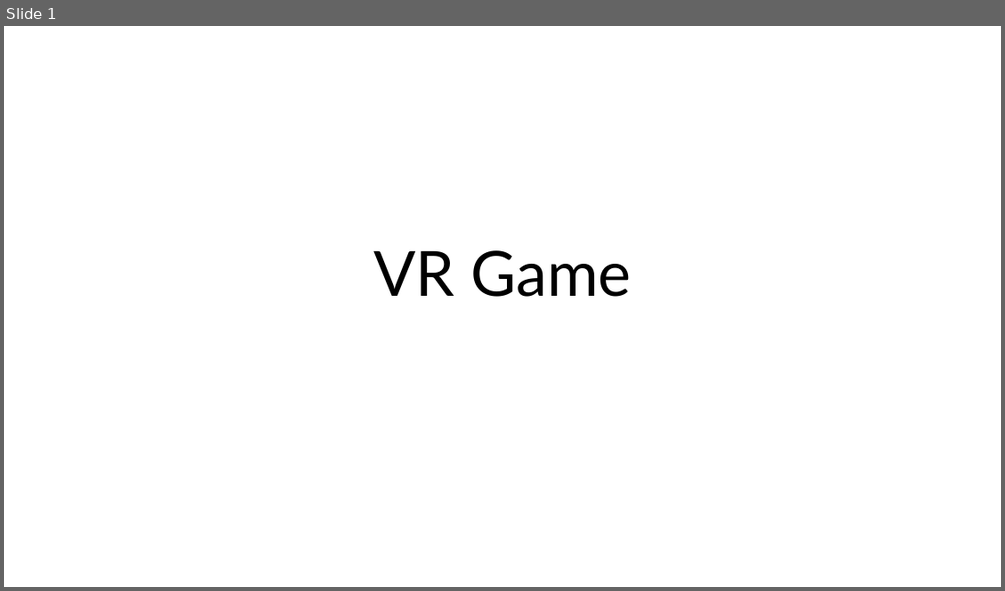
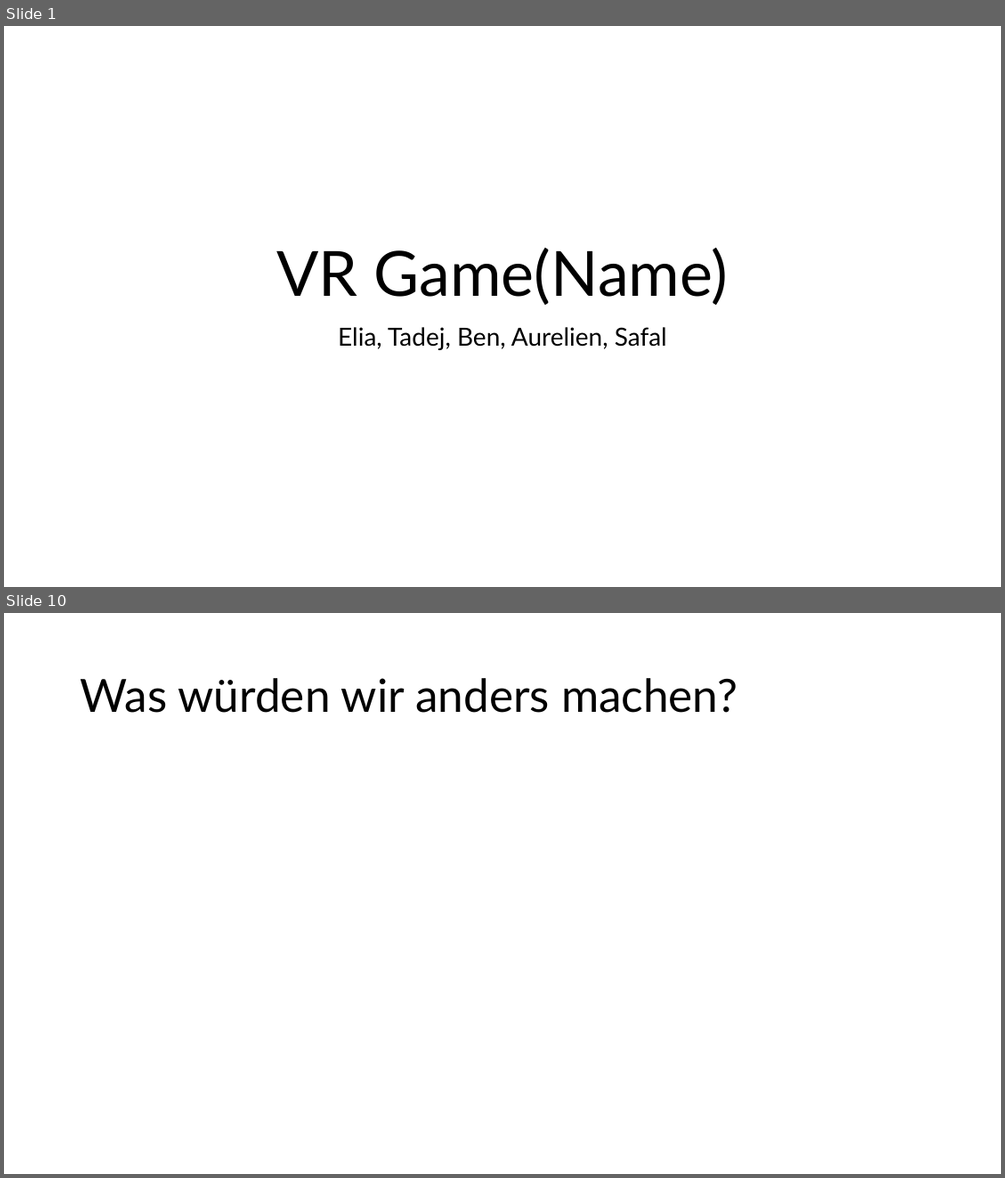
Before and after one commit to Soguel-Aurelien/UnrealEngineProjekt, a slide deck: Presentation/Unrealengine pp.pptx. Shown one above the other, each under a label of ours: slide 1 before the commit, slides 1 and 10 after it; the slides between them are not shown. The pictures are 1005x591 and 1005x1178 pixels, drawn with LibreOffice and Linux fonts; fonts in the diff are those of the drawing. Boxes give left, top, right and bottom in pixels: in the first picture for what was removed or moved away, otherwise in the second. Text is boxed around its words. In the diff, an @@ line names an element or a change of style, - is before the commit and + after.

```diff
--- a/Presentation/Unrealengine pp.pptx
+++ b/Presentation/Unrealengine pp.pptx
@@ slide 10 added at [4,613,1001,1174], background #FFFFFF @@
@@ title added at [80,678,737,713], 44 pt, text #000000 @@
+Was würden wir anders machen?
@@ slide 1 changed as well @@
@@ title at [277,248,728,305]: text changed @@
-VR Game
+VR Game(Name)
@@ subtitle added at [338,327,667,350], 24 pt, text #000000 @@
+Elia, Tadej, Ben, Aurelien, Safal
```
Also in this commit, not shown: 8 other slides added.
